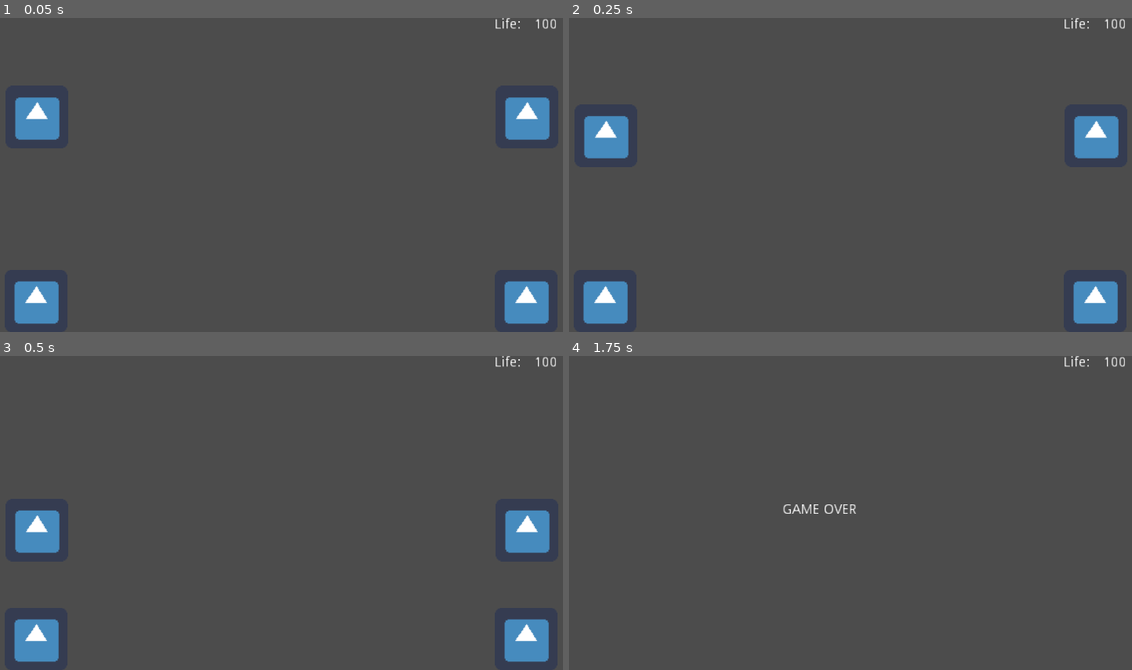
Above: before the commit, frames 1-4 (two rows, left to right).
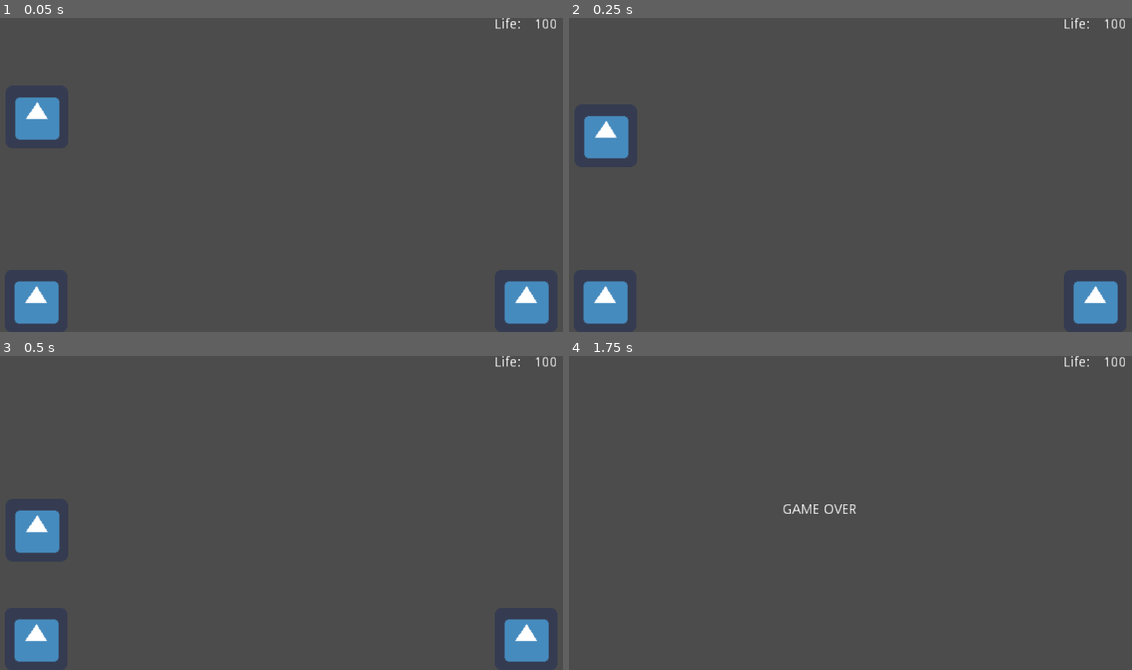
Above: after the commit, the same moments.

Repository: sergioperez/godot-test0-2d
Game: Godot game, scene res://Main.tscn
Two runs of this game, one before a commit and one after it. Both use one fixed random seed, a clock stepped at 60 frames per second and the inputs below. The engine's default icon, where the game draws it, is replaced by a stand-in: a white triangle on a blue panel in a dark square.
Inputs:
- Up to frame 1 (0.05 s): no input
- Up to frame 2 (0.25 s): no input
- Up to frame 3 (0.5 s): no input
- Up to frame 4 (1.75 s): tap Enter (ui_accept) at 0.5, 0.77, 1.52 s; hold Right (ui_right) from 0.53 s (still down)

The runs differ from the first frame. In frame 1, 1.1% of the frame differs, in the area x 89-98%, y 25-39%; in frame 2, 1.1%; in frame 3, 1.1%, in the area x 89-98%, y 49-63%; in frame 4, nothing differs.

Commit message:
Network demo working

Diff:
--- a/NetworkPlayer.gd
+++ b/NetworkPlayer.gd
@@ -1,4 +1,4 @@
-extends KinematicBody2D
+extends StaticBody2D
 
 signal shoot
 
@@ -16,17 +16,7 @@
 
 var looking_to = Vector2(0, 1)
 
-var _KEY_UP = ""
-var _KEY_LEFT = ""
-var _KEY_RIGHT = ""
-
-func set_controls(key_left, key_up, key_right):
-	_KEY_UP = key_up
-	_KEY_LEFT = key_left
-	_KEY_RIGHT = key_right
-
 # Called when the node enters the scene tree for the first time.
 func _ready():
-	print(_KEY_UP)
 	looking_to.x = 1
 	life = 100;
--- a/NetworkPlayer.tscn
+++ b/NetworkPlayer.tscn
@@ -6,12 +6,9 @@
 [sub_resource type="RectangleShape2D" id=1]
 extents = Vector2( 29.4708, 30 )
 
-[node name="NetworkPlayer" type="KinematicBody2D"]
+[node name="NetworkPlayer" type="StaticBody2D"]
 position = Vector2( 96, 210 )
 script = ExtResource( 1 )
-__meta__ = {
-"_edit_group_": true
-}
 
 [node name="Sprite" type="Sprite" parent="."]
 position = Vector2( -7.62939e-06, 0 )
--- a/Node2D.gd
+++ b/Node2D.gd
@@ -26,8 +26,6 @@
 	players.append(player)
 	get_node("LifeCount").text = "%s" % player.life
 
-	var network_player = spawn_network_player(600, 100)
-	network_players.append(network_player)
 	tcp_client = _tcp_connect()
 	#_read_tcp_messages(tcp_client)
 
@@ -48,24 +46,26 @@
 	return player
 	#player.connect("shoot", self, "player_shoot")
 
-func spawn_network_player(x, y):
+func spawn_network_player(id, x, y):
+	print("Spawning network player " + str(id) + " at " + str(x) + ":" + str(y))
 	var network_player = Player.instance()
+	network_player.id = id
 	network_player.position.x = x
 	network_player.position.y = y
 	add_child(network_player)
 	return network_player
 
-func player_shoot(player, shoot_direction):
-	var Bullet = preload("res://Bullet.tscn")
-	var bullet = Bullet.instance()
-	bullets.append(bullet)
-	bullet.position.x = player.position.x
-	bullet.position.y = player.position.y
-	bullet.speed.x = 10
-
-	add_child(bullet)
-	print(shoot_direction)
-	print("ola")
+#func player_shoot(player, shoot_direction):
+#	var Bullet = preload("res://Bullet.tscn")
+#	var bullet = Bullet.instance()
+#	bullets.append(bullet)
+#	bullet.position.x = player.position.x
+#	bullet.position.y = player.position.y
+#	bullet.speed.x = 10
+#
+#	add_child(bullet)
+#	print(shoot_direction)
+#	print("ola")
 
 # Called every frame. 'delta' is the elapsed time since the previous frame.
 func _process(delta):
@@ -79,11 +79,39 @@
 	if tcp_client.is_connected_to_host():
 		tcp_client.put_string(message)
 
+var received_message = null
+var msg_player_id = null
+var player_id = null
+var msg_player_x = null
+var msg_player_y = null
+var should_spawn_netplayer = true
 func _read_tcp_messages(tcp_client):
 	#if tcp_client.is_connected_to_host():
 		#print(str(tcp_client.get_string()))
-	print(tcp_client.get_string(5))
-	pass
+	#print("hola")
+	should_spawn_netplayer = true
+	received_message = tcp_client.get_string(13)
+	msg_player_id = received_message.substr(0, 3)
+	msg_player_x = received_message.substr(3, 4)
+	msg_player_y = received_message.substr(7, 4)
+	player_id = int(msg_player_id)
+
+	if player_id == GAME_ID:
+		should_spawn_netplayer = false
+
+	for net_player in network_players:
+		if net_player.id == player_id:
+			should_spawn_netplayer = false
+
+	if should_spawn_netplayer:
+		network_players.append(spawn_network_player(int(msg_player_id), int(msg_player_x), int(msg_player_y)))
+
+	print(msg_player_x)
+	for net_player in network_players:
+		if net_player.id == player_id:
+			net_player.set_physics_process(false)
+			net_player.position.x = int(msg_player_x)
+			net_player.position.y = int(msg_player_y)
 
 func check_death_area():
 	var death_area_bodies = scenario.get_node("DeathArea").get_overlapping_bodies()
--- a/Player.gd
+++ b/Player.gd
@@ -2,7 +2,7 @@
 
 signal shoot
 
-var player_id = 8
+var id = 8
 var info_text_node = "hola"
 const MAX_JUMPS = 2
 const GRAVITY = 10
Not shown, changed: server/server.rb
